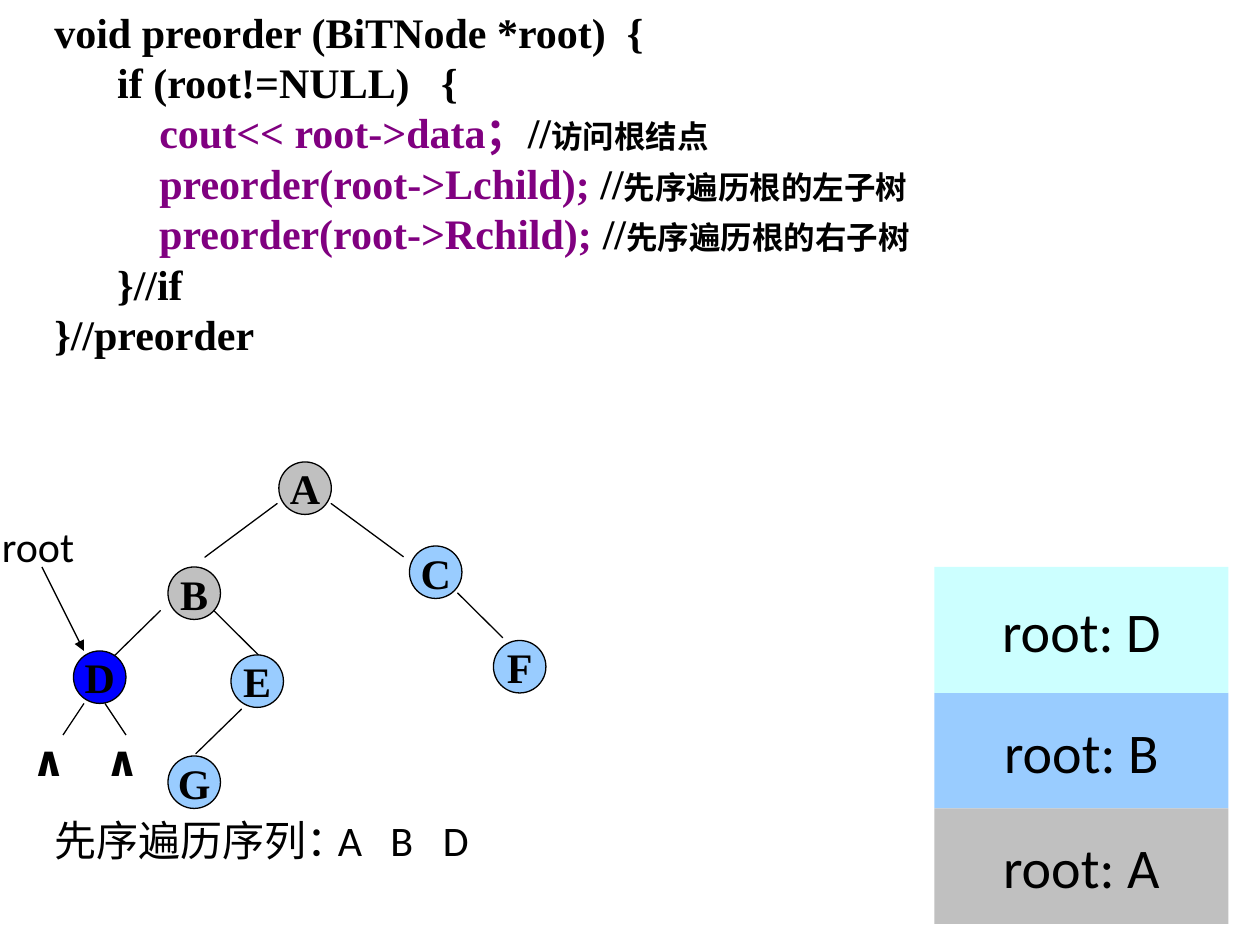
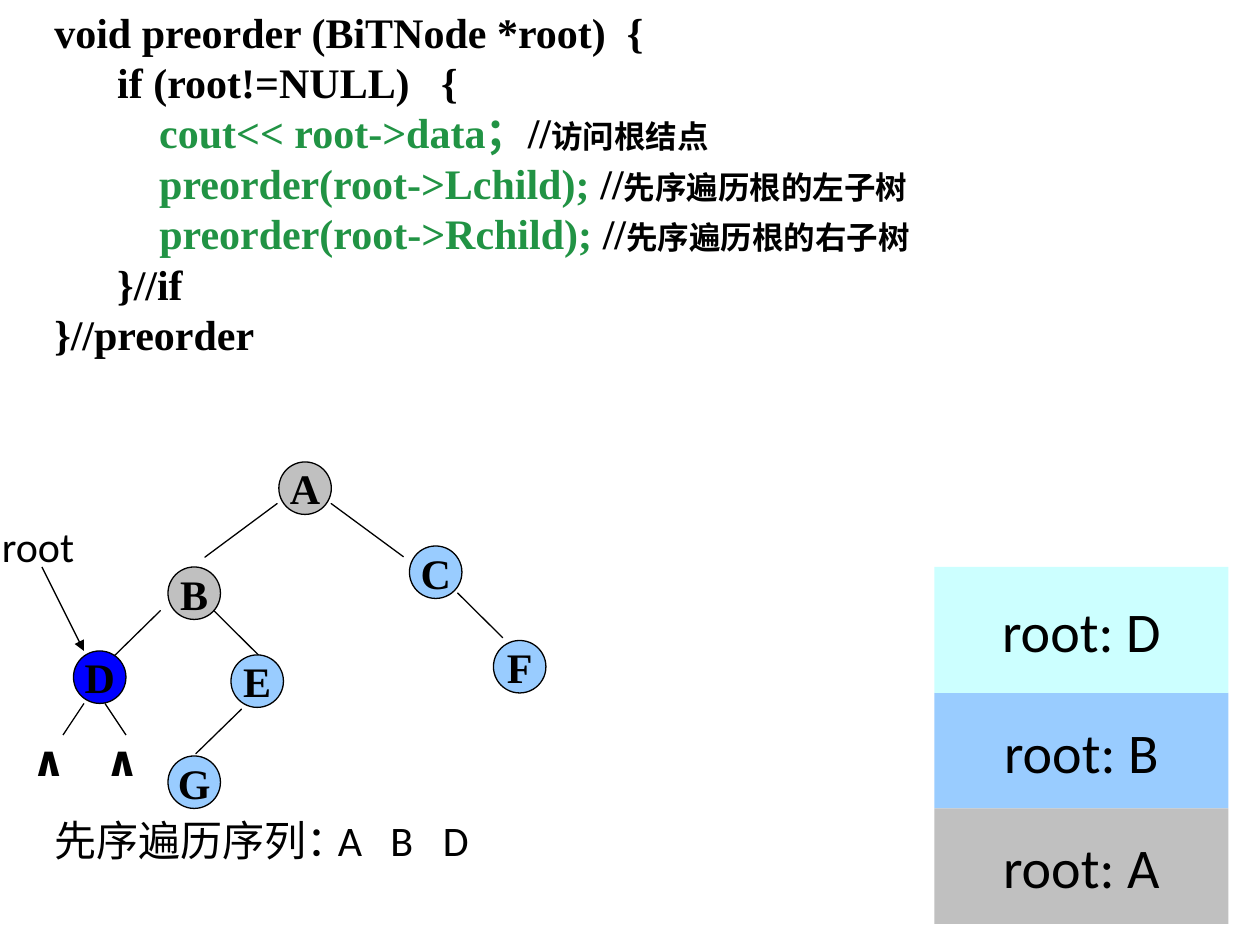
Before and after one commit to Gempittance/Data_Structur_Build, a slide deck: slide 62 of 数据结构PPT/ds6.pptx (slide 56 before the commit). Drawn at 1260x945 pixels with LibreOffice and Linux fonts; fonts in the diff are those of the drawing. Boxes give left, top, right and bottom in pixels: in the first picture for what was removed or moved away, otherwise in the second. Text is boxed around its words. In the diff, an @@ line names an element or a change of style, - is before the commit and + after.

```diff
--- a/数据结构PPT/ds6.pptx
+++ b/数据结构PPT/ds6.pptx
@@ text at [159, 119, 909, 258]: text colour #800080 to #219344 in "cout<< root->data；//访问根结点", "preorder(root->Lchild);", "preorder(root->Rchild);" @@
```
Also in this commit, not shown: 19 other slides changed, 17 slides added.
